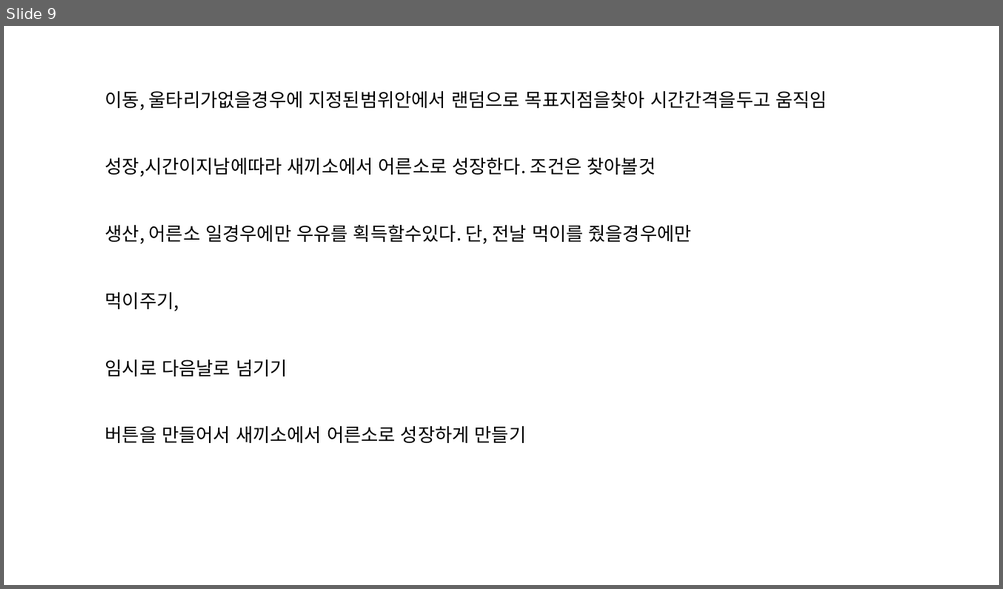
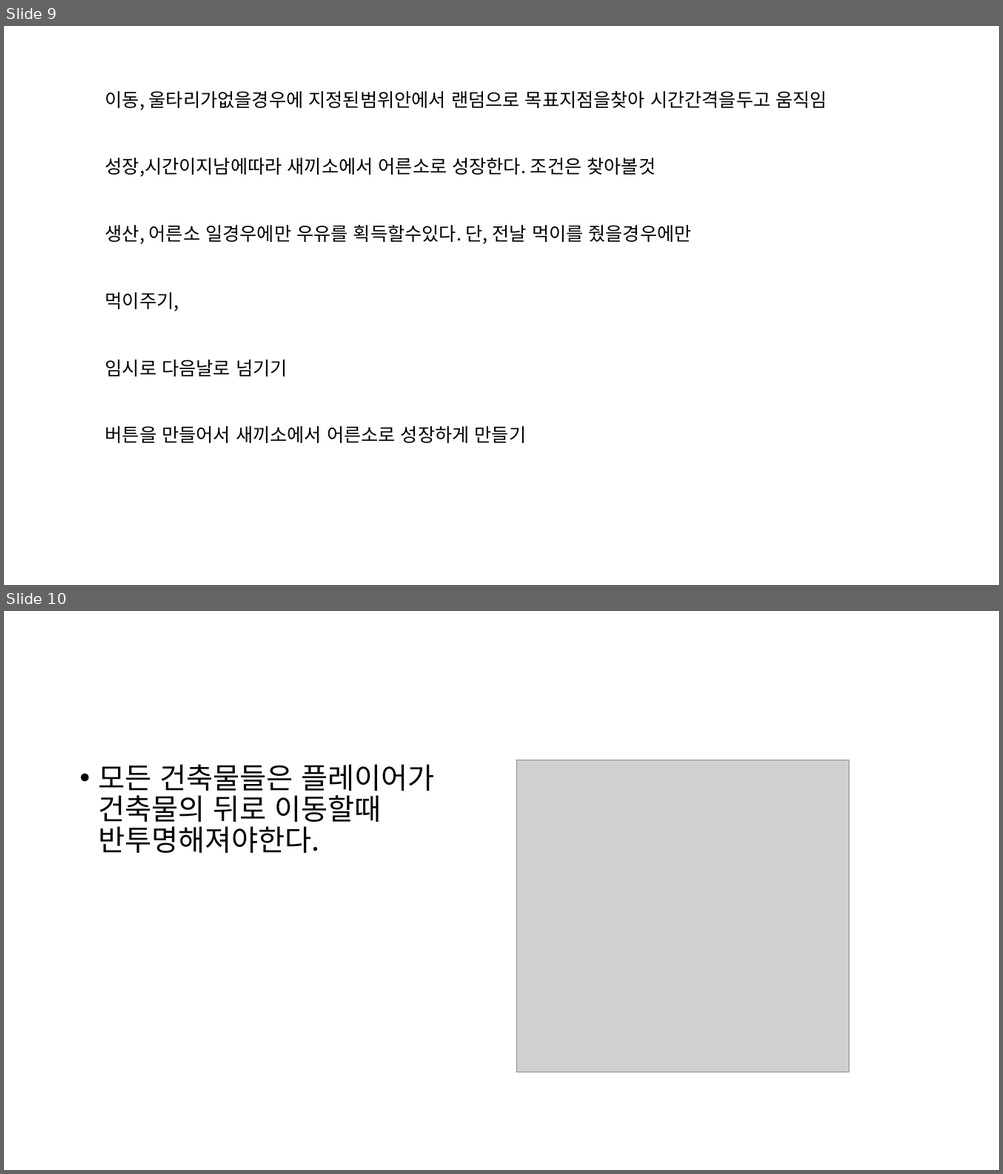
Before and after one commit to starlight97/PandaVillage, a slide deck: GDD/컨셉/목축시스템.pptx. Shown one above the other, each under a label of ours: slide 9 before the commit, slides 9 and 10 after it. The pictures are 1003x589 and 1003x1174 pixels, drawn with LibreOffice and Linux fonts; fonts in the diff are those of the drawing; grey boxes stand for pictures. Boxes give left, top, right and bottom in pixels: in the first picture for what was removed or moved away, otherwise in the second. Text is boxed around its words. In the diff, an @@ line names an element or a change of style, - is before the commit and + after.

```diff
--- a/GDD/컨셉/목축시스템.pptx
+++ b/GDD/컨셉/목축시스템.pptx
@@ slide 10 added at box(4, 611, 999, 1170), background #FFFFFF @@
@@ text added at box(99, 764, 435, 853), 28 pt, text #000000 @@
+• 모든 건축물들은 플레이어가 건축물의 뒤로 이동할때 반투명해져야한다.
@@ picture added at box(517, 760, 849, 1073) @@
```
Also in this commit, not shown: 1 slide changed, 1 other slide added, 27 other files.
